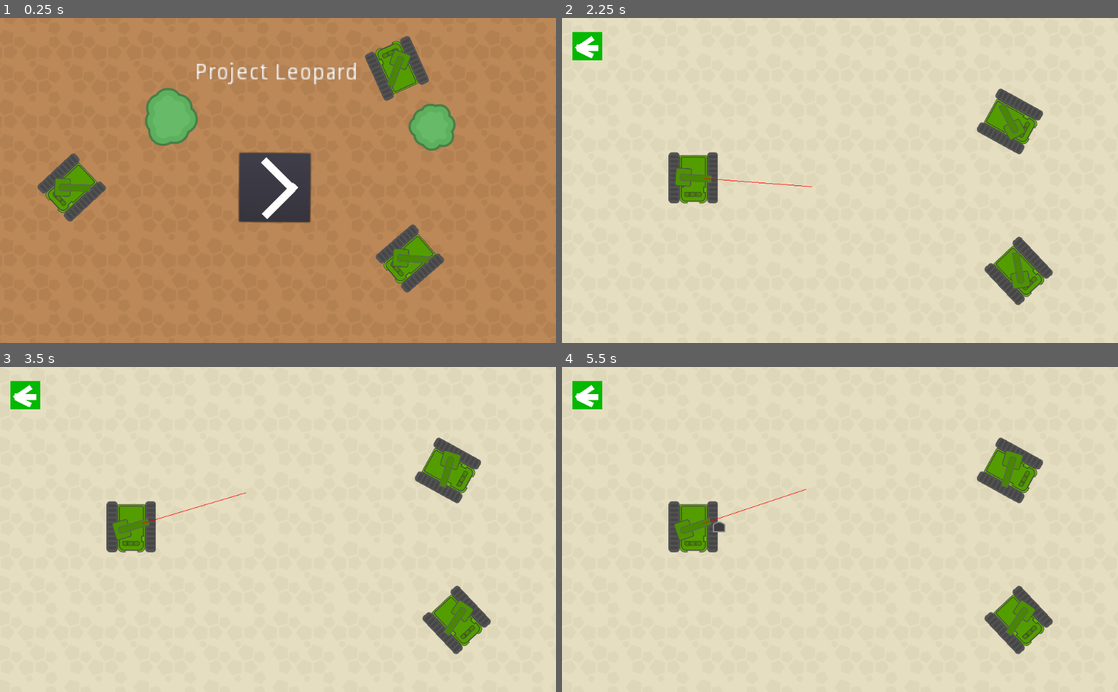
Above: before the commit, frames 1-4 (two rows, left to right).
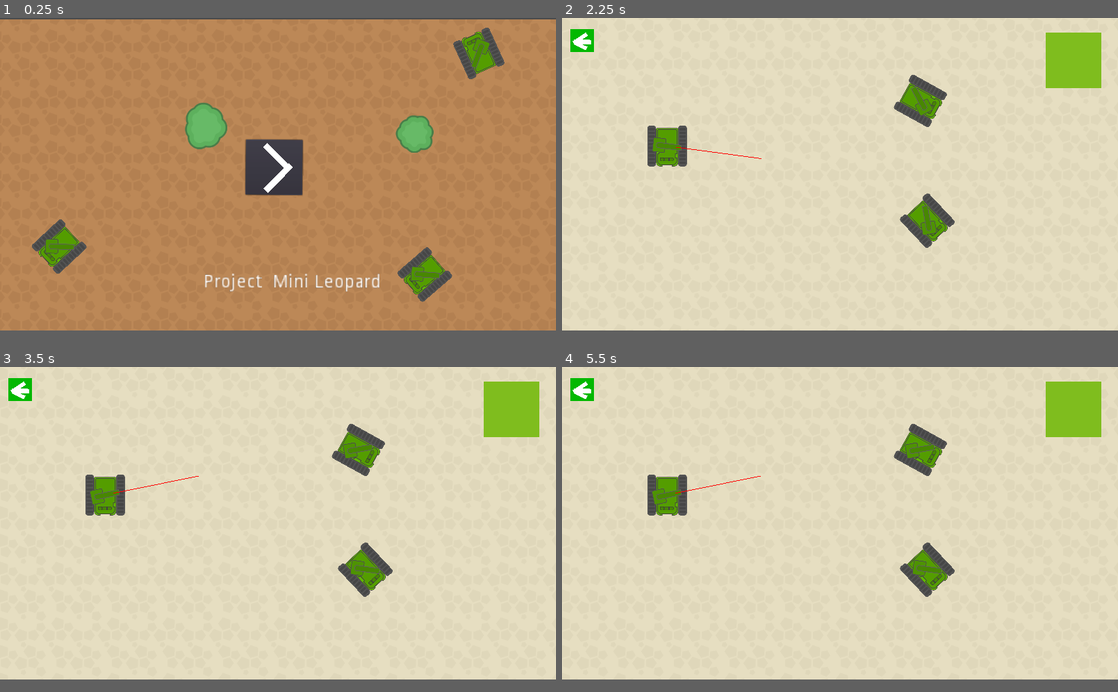
Above: after the commit, the same moments.

Repository: Moarales/GodotProjectMiniLeopard
Game: Godot game, scene res://Scenes/Menu.tscn
Two runs of this game, one before a commit and one after it. Both use one fixed random seed, a clock stepped at 60 frames per second and the inputs below. Before the commit the project starts from res://Menu.tscn.
Inputs (mouse positions are in pixels of both pictures, inside the frame that each line leads up to; where the layout moved, square brackets give the same spot in the first picture):
- Up to frame 1 (0.25 s): no input
- Up to frame 2 (2.25 s): click (834, 174) [840, 190] at 0.5 s; click (584, 40) [589, 47] at 1.25 s; click (834, 174) [834, 187] at 2 s
- Up to frame 3 (3.5 s): click (511, 409) at 2.77 s
- Up to frame 4 (5.5 s): move the mouse to (962, 513) at 3.52 s; move the mouse to (728, 545) at 4.27 s; move the mouse to (895, 458) at 5.02 s
In our replay, the window is 800x468 before the commit and 800x450 after it. These sizes can differ from the game's own. Grey fills any space a smaller window leaves; there, only what the larger window draws over its background counts as a difference.

The runs differ from the first frame. In frame 1, 13% of the frame differs, in the area x 0-100%, y 0-88%; in frame 2, 8.6%; in frame 3, 8.6%; in frame 4, 8.7%.
Error after the commit: Attempt to call function 'show' in base 'null instance' on a null instance. (res://Scripts/PauseButton.gd:5)

Commit message:
added app icons reorganized project folder

Diff:
--- a/BackButton.gd
+++ /dev/null
@@ -1,6 +0,0 @@
-extends MenuButton
-
-
-
-func _on_MenuButton_pressed():
-	get_tree().change_scene("res://Menu.tscn")
--- a/Bullet.tscn
+++ /dev/null
@@ -1,16 +0,0 @@
-[gd_scene load_steps=4 format=2]
-
-[ext_resource path="res://Tank/Bullet.png" type="Texture" id=1]
-[ext_resource path="res://Bullet.gd" type="Script" id=2]
-
-[sub_resource type="RectangleShape2D" id=1]
-
-[node name="Bullet" type="RigidBody2D"]
-mass = 2.0
-script = ExtResource( 2 )
-
-[node name="CollisionShape2D" type="CollisionShape2D" parent="."]
-shape = SubResource( 1 )
-
-[node name="Sprite" type="Sprite" parent="."]
-texture = ExtResource( 1 )
--- a/EnemyTank.tscn
+++ /dev/null
@@ -1,32 +0,0 @@
-[gd_scene load_steps=6 format=2]
-
-[ext_resource path="res://Tank/GunTurret.png" type="Texture" id=1]
-[ext_resource path="res://Tank/Tank.png" type="Texture" id=2]
-[ext_resource path="res://EnemyTank.gd" type="Script" id=3]
-[ext_resource path="res://TowerAnim.gd" type="Script" id=4]
-
-[sub_resource type="RectangleShape2D" id=1]
-extents = Vector2( 93, 95 )
-
-[node name="EnemyTank4" type="Sprite"]
-position = Vector2( 293, 215 )
-scale = Vector2( 0.5, 0.5 )
-texture = ExtResource( 2 )
-
-[node name="Sprite2" type="Sprite" parent="."]
-position = Vector2( 2, -2 )
-texture = ExtResource( 1 )
-script = ExtResource( 4 )
-
-[node name="TipGun" type="Node2D" parent="Sprite2"]
-position = Vector2( 0, -40 )
-
-[node name="BaseGun" type="Node2D" parent="Sprite2"]
-position = Vector2( 0, 30 )
-
-[node name="Area2D" type="Area2D" parent="."]
-script = ExtResource( 3 )
-
-[node name="CollisionShape2D" type="CollisionShape2D" parent="Area2D"]
-position = Vector2( 1, -1 )
-shape = SubResource( 1 )
--- a/Game.tscn
+++ /dev/null
@@ -1,127 +0,0 @@
-[gd_scene load_steps=11 format=2]
-
-[ext_resource path="res://Tank/march.ogg" type="AudioStream" id=1]
-[ext_resource path="res://Tank/Kenney_topdownTanks/PNG/Environment/sand.png" type="Texture" id=2]
-[ext_resource path="res://Tank/GunTurret.png" type="Texture" id=3]
-[ext_resource path="res://Tank/Tank.png" type="Texture" id=4]
-[ext_resource path="res://EnemyTank.tscn" type="PackedScene" id=5]
-[ext_resource path="res://WallScript.gd" type="Script" id=6]
-[ext_resource path="res://PlayerGunTurret.gd" type="Script" id=7]
-[ext_resource path="res://BackButton.gd" type="Script" id=8]
-[ext_resource path="res://TargetIndicator.gd" type="Script" id=9]
-
-[sub_resource type="RectangleShape2D" id=2]
-extents = Vector2( 29.5, 566.046 )
-
-[node name="MainScene" type="Label"]
-margin_left = 413.0
-margin_top = 255.0
-margin_right = 511.0
-margin_bottom = 269.0
-text = "Zang Unlimited"
-
-[node name="TextureRect" type="TextureRect" parent="."]
-margin_left = -527.0
-margin_top = -341.0
-margin_right = 810.0
-margin_bottom = 466.0
-texture = ExtResource( 2 )
-stretch_mode = 2
-
-[node name="ColorRect4" type="ColorRect" parent="."]
-margin_left = -394.0
-margin_top = -229.0
-margin_right = -339.0
-margin_bottom = -177.0
-color = Color( 0.0156863, 0.72549, 0.00784314, 1 )
-
-[node name="ColorRect" type="ColorRect" parent="ColorRect4"]
-margin_left = 8.0
-margin_top = 23.0
-margin_right = 48.0
-margin_bottom = 34.0
-rect_rotation = 2.15358
-
-[node name="ColorRect3" type="ColorRect" parent="ColorRect4"]
-margin_left = 12.0
-margin_top = 27.0
-margin_right = 43.0
-margin_bottom = 36.0
-rect_rotation = 25.9882
-
-[node name="ColorRect2" type="ColorRect" parent="ColorRect4"]
-margin_left = 5.0
-margin_top = 28.0
-margin_right = 42.0
-margin_bottom = 37.0
-rect_rotation = -33.9703
-
-[node name="MenuButton" type="MenuButton" parent="ColorRect4"]
-margin_right = 55.0
-margin_bottom = 52.0
-rect_rotation = 0.392842
-script = ExtResource( 8 )
-
-[node name="PlayerTank" type="Sprite" parent="."]
-position = Vector2( -171, 40 )
-scale = Vector2( 0.5, 0.5 )
-texture = ExtResource( 4 )
-
-[node name="Sprite" type="Sprite" parent="PlayerTank"]
-rotation = 1.5708
-texture = ExtResource( 3 )
-script = ExtResource( 7 )
-
-[node name="TipGun" type="Node2D" parent="PlayerTank/Sprite"]
-position = Vector2( 0, -40 )
-rotation = 0.00796225
-script = ExtResource( 9 )
-
-[node name="BaseGun" type="Node2D" parent="PlayerTank/Sprite"]
-position = Vector2( 0, 30 )
-
-[node name="EnemyTank4" parent="." instance=ExtResource( 5 )]
-position = Vector2( 428, 212 )
-rotation = -0.754752
-
-[node name="EnemyTank5" parent="." instance=ExtResource( 5 )]
-position = Vector2( 412, -64 )
-rotation = -1.06589
-
-[node name="Walls" type="Node" parent="."]
-
-[node name="Area2D" type="Area2D" parent="Walls"]
-script = ExtResource( 6 )
-
-[node name="CollisionShape2D" type="CollisionShape2D" parent="Walls/Area2D"]
-position = Vector2( 562.904, -30.9172 )
-rotation = 1.56594
-shape = SubResource( 2 )
-
-[node name="Area2D4" type="Area2D" parent="Walls"]
-script = ExtResource( 6 )
-
-[node name="CollisionShape2D" type="CollisionShape2D" parent="Walls/Area2D4"]
-position = Vector2( 560.904, 620.083 )
-rotation = 1.56594
-shape = SubResource( 2 )
-
-[node name="Area2D3" type="Area2D" parent="Walls"]
-script = ExtResource( 6 )
-
-[node name="CollisionShape2D" type="CollisionShape2D" parent="Walls/Area2D3"]
-position = Vector2( 1057.5, 331 )
-shape = SubResource( 2 )
-
-[node name="Area2D2" type="Area2D" parent="Walls"]
-script = ExtResource( 6 )
-
-[node name="CollisionShape2D" type="CollisionShape2D" parent="Walls/Area2D2"]
-position = Vector2( -29.5, 295 )
-shape = SubResource( 2 )
-
-[node name="AudioStreamPlayer" type="AudioStreamPlayer" parent="."]
-stream = ExtResource( 1 )
-autoplay = true
-
-[connection signal="pressed" from="ColorRect4/MenuButton" to="ColorRect4/MenuButton" method="_on_MenuButton_pressed"]
--- a/Menu.tscn
+++ /dev/null
@@ -1,90 +0,0 @@
-[gd_scene load_steps=7 format=2]
-
-[ext_resource path="res://Tank/Kenney_topdownTanks/PNG/Environment/dirt.png" type="Texture" id=1]
-[ext_resource path="res://Tank/Kenney_topdownTanks/PNG/Environment/treeLarge.png" type="Texture" id=2]
-[ext_resource path="res://Tank/march.ogg" type="AudioStream" id=3]
-[ext_resource path="res://MenuButton.gd" type="Script" id=4]
-[ext_resource path="res://EnemyTank.tscn" type="PackedScene" id=5]
-[ext_resource path="res://Tank/Kenney_topdownTanks/PNG/Environment/treeSmall.png" type="Texture" id=6]
-
-[node name="Menu" type="Label"]
-margin_left = 267.0
-margin_top = 129.0
-margin_right = 307.0
-margin_bottom = 174.0
-
-[node name="TextureRect" type="TextureRect" parent="."]
-margin_left = -503.0
-margin_top = -258.0
-margin_right = 861.0
-margin_bottom = 543.0
-texture = ExtResource( 1 )
-stretch_mode = 2
-
-[node name="TextureButton" type="TextureButton" parent="."]
-margin_left = 177.0
-margin_top = 123.0
-margin_right = 305.0
-margin_bottom = 251.0
-texture_normal = ExtResource( 1 )
-script = ExtResource( 4 )
-
-[node name="Button" type="Button" parent="TextureButton"]
-margin_left = -3.0
-margin_top = -3.0
-margin_right = 128.0
-margin_bottom = 124.0
-rect_rotation = 0.419099
-
-[node name="ColorRect" type="ColorRect" parent="TextureButton"]
-margin_left = 46.0
-margin_top = 5.0
-margin_right = 128.0
-margin_bottom = 19.0
-rect_rotation = 44.9745
-
-[node name="ColorRect2" type="ColorRect" parent="TextureButton"]
-margin_left = 38.0
-margin_top = 110.0
-margin_right = 120.0
-margin_bottom = 124.0
-rect_rotation = -45.4329
-
-[node name="AudioStreamPlayer" type="AudioStreamPlayer" parent="."]
-stream = ExtResource( 3 )
-autoplay = true
-
-[node name="Label" type="Label" parent="."]
-margin_left = 92.0
-margin_top = -48.0
-margin_right = 198.0
-margin_bottom = -29.0
-rect_rotation = 0.0978504
-rect_scale = Vector2( 3, 3 )
-text = "Project Leopard "
-
-[node name="EnemyTank4" parent="." instance=ExtResource( 5 )]
-position = Vector2( -135, 184 )
-rotation = 0.819541
-
-[node name="EnemyTank5" parent="." instance=ExtResource( 5 )]
-position = Vector2( 464, -36 )
-rotation = 2.71602
-
-[node name="EnemyTank6" parent="." instance=ExtResource( 5 )]
-position = Vector2( 488, 315 )
-rotation = 0.858618
-
-[node name="Tree" type="TextureRect" parent="."]
-margin_right = 40.0
-margin_bottom = 40.0
-texture = ExtResource( 2 )
-
-[node name="Tree2" type="TextureRect" parent="."]
-margin_left = 485.0
-margin_top = 29.0
-margin_right = 572.0
-margin_bottom = 116.0
-texture = ExtResource( 6 )
-
-[connection signal="pressed" from="TextureButton/Button" to="TextureButton" method="_on_Button_pressed"]
--- a/MenuButton.gd
+++ /dev/null
@@ -1,6 +0,0 @@
-extends TextureButton
-
-
-
-func _on_Button_pressed():
-	get_tree().change_scene("res://Game.tscn")
--- a/PlayerGunTurret.gd
+++ /dev/null
@@ -1,40 +0,0 @@
-extends Sprite
-
-var angular_speed = PI
-
-const bullet = preload("res://Bullet.tscn")
-
-var timePassed = 0
-
-func _process(delta):
-
-	#rotation += angular_speed*delta
-	look_at(get_global_mouse_position())
-	rotation += PI/2
-
-	if timePassed > 2 :
-		shootBullet(rotation_degrees)
-		timePassed = 0;
-
-	timePassed += delta
-
-
-
-func shootBullet(rotation):
-	print("ShootBulletCalled")
-	#Make instance
-	var GrabedInstance = bullet.instance()
-	#Attach it to the tree
-	get_parent().add_child(GrabedInstance)
-	#calculate Position of Gun Turret
-	var tipGun = get_node("TipGun")
-	var baseGun = get_node("BaseGun")
-
-	var direction =  Vector2(0,0);
-
-	direction.x = cos((rotation-90)*PI/180)
-	direction.y = sin((rotation-90)*PI/180)
-
-
-	var rigidBody = GrabedInstance.get_node("RigidBody2D")
-	GrabedInstance.add_force(direction*100,direction*100)
--- /dev/null
+++ b/Prefabs/Bullet.tscn
@@ -0,0 +1,16 @@
+[gd_scene load_steps=4 format=2]
+
+[ext_resource path="res://Tank/Bullet.png" type="Texture" id=1]
+[ext_resource path="res://Scripts/Bullet.gd" type="Script" id=2]
+
+[sub_resource type="RectangleShape2D" id=1]
+
+[node name="Bullet" type="RigidBody2D"]
+mass = 2.0
+script = ExtResource( 2 )
+
+[node name="CollisionShape2D" type="CollisionShape2D" parent="."]
+shape = SubResource( 1 )
+
+[node name="Sprite" type="Sprite" parent="."]
+texture = ExtResource( 1 )
--- /dev/null
+++ b/Prefabs/EnemyTank.tscn
@@ -0,0 +1,32 @@
+[gd_scene load_steps=6 format=2]
+
+[ext_resource path="res://Tank/GunTurret.png" type="Texture" id=1]
+[ext_resource path="res://Tank/Tank.png" type="Texture" id=2]
+[ext_resource path="res://Scripts/EnemyTank.gd" type="Script" id=3]
+[ext_resource path="res://Scripts/TowerAnim.gd" type="Script" id=4]
+
+[sub_resource type="RectangleShape2D" id=1]
+extents = Vector2( 93, 95 )
+
+[node name="EnemyTank4" type="Sprite"]
+position = Vector2( 293, 215 )
+scale = Vector2( 0.5, 0.5 )
+texture = ExtResource( 2 )
+
+[node name="Sprite2" type="Sprite" parent="."]
+position = Vector2( 2, -2 )
+texture = ExtResource( 1 )
+script = ExtResource( 4 )
+
+[node name="TipGun" type="Node2D" parent="Sprite2"]
+position = Vector2( 0, -40 )
+
+[node name="BaseGun" type="Node2D" parent="Sprite2"]
+position = Vector2( 0, 30 )
+
+[node name="Area2D" type="Area2D" parent="."]
+script = ExtResource( 3 )
+
+[node name="CollisionShape2D" type="CollisionShape2D" parent="Area2D"]
+position = Vector2( 1, -1 )
+shape = SubResource( 1 )
--- /dev/null
+++ b/Scenes/Game.tscn
@@ -0,0 +1,139 @@
+[gd_scene load_steps=13 format=2]
+
+[ext_resource path="res://Tank/march.ogg" type="AudioStream" id=1]
+[ext_resource path="res://Tank/Kenney_topdownTanks/PNG/Environment/sand.png" type="Texture" id=2]
+[ext_resource path="res://Tank/GunTurret.png" type="Texture" id=3]
+[ext_resource path="res://Tank/Tank.png" type="Texture" id=4]
+[ext_resource path="res://Prefabs/EnemyTank.tscn" type="PackedScene" id=5]
+[ext_resource path="res://Scripts/WallScript.gd" type="Script" id=6]
+[ext_resource path="res://Scripts/PlayerGunTurret.gd" type="Script" id=7]
+[ext_resource path="res://Scripts/BackButton.gd" type="Script" id=8]
+[ext_resource path="res://Scripts/TargetIndicator.gd" type="Script" id=9]
+[ext_resource path="res://Scripts/PauseButton.gd" type="Script" id=10]
+[ext_resource path="res://Tank/Kenney_topdownTanks/PNG/Environment/grass.png" type="Texture" id=11]
+
+[sub_resource type="RectangleShape2D" id=2]
+extents = Vector2( 29.5, 661 )
+
+[node name="MainScene" type="Label"]
+margin_left = 413.0
+margin_top = 255.0
+margin_right = 511.0
+margin_bottom = 269.0
+text = "Zang Unlimited"
+
+[node name="TextureRect" type="TextureRect" parent="."]
+margin_left = -527.0
+margin_top = -341.0
+margin_right = 958.0
+margin_bottom = 513.0
+texture = ExtResource( 2 )
+stretch_mode = 2
+
+[node name="ColorRect4" type="ColorRect" parent="."]
+margin_left = -394.0
+margin_top = -229.0
+margin_right = -339.0
+margin_bottom = -177.0
+color = Color( 0.0156863, 0.72549, 0.00784314, 1 )
+
+[node name="ColorRect" type="ColorRect" parent="ColorRect4"]
+margin_left = 8.0
+margin_top = 23.0
+margin_right = 48.0
+margin_bottom = 34.0
+rect_rotation = 2.15358
+
+[node name="ColorRect3" type="ColorRect" parent="ColorRect4"]
+margin_left = 12.0
+margin_top = 27.0
+margin_right = 43.0
+margin_bottom = 36.0
+rect_rotation = 25.9882
+
+[node name="ColorRect2" type="ColorRect" parent="ColorRect4"]
+margin_left = 5.0
+margin_top = 28.0
+margin_right = 42.0
+margin_bottom = 37.0
+rect_rotation = -33.9703
+
+[node name="MenuButton" type="MenuButton" parent="ColorRect4"]
+margin_right = 55.0
+margin_bottom = 52.0
+rect_rotation = 0.392842
+script = ExtResource( 8 )
+
+[node name="PlayerTank" type="Sprite" parent="."]
+position = Vector2( -171, 40 )
+scale = Vector2( 0.5, 0.5 )
+texture = ExtResource( 4 )
+
+[node name="Sprite" type="Sprite" parent="PlayerTank"]
+rotation = 1.5708
+texture = ExtResource( 3 )
+script = ExtResource( 7 )
+
+[node name="TipGun" type="Node2D" parent="PlayerTank/Sprite"]
+position = Vector2( 0, -40 )
+rotation = 0.00796225
+script = ExtResource( 9 )
+
+[node name="BaseGun" type="Node2D" parent="PlayerTank/Sprite"]
+position = Vector2( 0, 30 )
+
+[node name="EnemyTank4" parent="." instance=ExtResource( 5 )]
+position = Vector2( 428, 212 )
+rotation = -0.754752
+
+[node name="EnemyTank5" parent="." instance=ExtResource( 5 )]
+position = Vector2( 412, -64 )
+rotation = -1.06589
+
+[node name="Walls" type="Node" parent="."]
+
+[node name="Area2D" type="Area2D" parent="Walls"]
+script = ExtResource( 6 )
+
+[node name="CollisionShape2D" type="CollisionShape2D" parent="Walls/Area2D"]
+position = Vector2( 652, -33 )
+rotation = 1.56594
+shape = SubResource( 2 )
+
+[node name="Area2D4" type="Area2D" parent="Walls"]
+script = ExtResource( 6 )
+
+[node name="CollisionShape2D" type="CollisionShape2D" parent="Walls/Area2D4"]
+position = Vector2( 653.002, 751.854 )
+rotation = 1.56594
+shape = SubResource( 2 )
+
+[node name="Area2D3" type="Area2D" parent="Walls"]
+position = Vector2( 896, 82 )
+script = ExtResource( 6 )
+
+[node name="CollisionShape2D" type="CollisionShape2D" parent="Walls/Area2D3"]
+position = Vector2( 439, 525.997 )
+shape = SubResource( 2 )
+
+[node name="Area2D2" type="Area2D" parent="Walls"]
+script = ExtResource( 6 )
+
+[node name="CollisionShape2D" type="CollisionShape2D" parent="Walls/Area2D2"]
+position = Vector2( -29.5, 295 )
+shape = SubResource( 2 )
+
+[node name="AudioStreamPlayer" type="AudioStreamPlayer" parent="."]
+stream = ExtResource( 1 )
+autoplay = true
+
+[node name="TextureButton" type="TextureButton" parent="."]
+margin_left = 700.0
+margin_top = -222.0
+margin_right = 828.0
+margin_bottom = -94.0
+texture_normal = ExtResource( 11 )
+script = ExtResource( 10 )
+
+[connection signal="pressed" from="ColorRect4/MenuButton" to="ColorRect4/MenuButton" method="_on_MenuButton_pressed"]
+[connection signal="pressed" from="TextureButton" to="TextureButton" method="_on_TextureButton_pressed"]
--- /dev/null
+++ b/Scenes/Menu.tscn
@@ -0,0 +1,94 @@
+[gd_scene load_steps=7 format=2]
+
+[ext_resource path="res://Tank/Kenney_topdownTanks/PNG/Environment/treeSmall.png" type="Texture" id=1]
+[ext_resource path="res://Tank/Kenney_topdownTanks/PNG/Environment/dirt.png" type="Texture" id=2]
+[ext_resource path="res://Tank/Kenney_topdownTanks/PNG/Environment/treeLarge.png" type="Texture" id=3]
+[ext_resource path="res://Tank/march.ogg" type="AudioStream" id=4]
+[ext_resource path="res://Prefabs/EnemyTank.tscn" type="PackedScene" id=5]
+[ext_resource path="res://Scripts/MenuButton.gd" type="Script" id=6]
+
+[node name="Menu" type="Label"]
+margin_left = 173.0
+margin_top = 102.0
+margin_right = 307.0
+margin_bottom = 174.0
+
+[node name="TextureRect" type="TextureRect" parent="."]
+margin_left = -174.0
+margin_top = -99.0
+margin_right = 1110.0
+margin_bottom = 626.0
+texture = ExtResource( 2 )
+stretch_mode = 2
+
+[node name="TextureButton" type="TextureButton" parent="."]
+anchor_right = 0.5
+anchor_bottom = 1.0
+margin_left = 396.0
+margin_top = 181.0
+margin_right = 457.0
+margin_bottom = 237.0
+texture_normal = ExtResource( 2 )
+script = ExtResource( 6 )
+
+[node name="Button" type="Button" parent="TextureButton"]
+margin_left = -3.0
+margin_top = -3.0
+margin_right = 128.0
+margin_bottom = 124.0
+rect_rotation = 0.419099
+
+[node name="ColorRect" type="ColorRect" parent="TextureButton"]
+margin_left = 46.0
+margin_top = 5.0
+margin_right = 128.0
+margin_bottom = 19.0
+rect_rotation = 44.9745
+
+[node name="ColorRect2" type="ColorRect" parent="TextureButton"]
+margin_left = 38.0
+margin_top = 110.0
+margin_right = 120.0
+margin_bottom = 124.0
+rect_rotation = -45.4329
+
+[node name="AudioStreamPlayer" type="AudioStreamPlayer" parent="."]
+stream = ExtResource( 4 )
+autoplay = true
+
+[node name="Label" type="Label" parent="."]
+margin_left = 295.81
+margin_top = 486.184
+margin_right = 435.81
+margin_bottom = 505.184
+rect_rotation = 0.0978504
+rect_scale = Vector2( 3, 3 )
+text = "Project  Mini Leopard "
+
+[node name="EnemyTank4" parent="." instance=ExtResource( 5 )]
+position = Vector2( -36.5945, 424.592 )
+rotation = 0.819541
+
+[node name="EnemyTank5" parent="." instance=ExtResource( 5 )]
+position = Vector2( 929.405, -20.408 )
+rotation = 2.71602
+
+[node name="EnemyTank6" parent="." instance=ExtResource( 5 )]
+position = Vector2( 805, 489 )
+rotation = 0.858618
+
+[node name="Tree" type="TextureRect" parent="."]
+margin_left = 252.81
+margin_top = 93.1841
+margin_right = 350.81
+margin_bottom = 200.184
+texture = ExtResource( 3 )
+
+[node name="Tree2" type="TextureRect" parent="."]
+margin_left = 737.815
+margin_top = 122.184
+margin_right = 824.815
+margin_bottom = 209.184
+texture = ExtResource( 1 )
+
+[connection signal="pressed" from="TextureButton/Button" to="TextureButton" method="_on_Button_pressed"]
--- /dev/null
+++ b/Scripts/BackButton.gd
@@ -0,0 +1,6 @@
+extends MenuButton
+
+
+
+func _on_MenuButton_pressed():
+	get_tree().change_scene("res://Scenes/Menu.tscn")
--- /dev/null
+++ b/Scripts/MenuButton.gd
@@ -0,0 +1,6 @@
+extends TextureButton
+
+
+
+func _on_Button_pressed():
+	get_tree().change_scene("res://Scenes/Game.tscn")
--- /dev/null
+++ b/Scripts/PauseButton.gd
@@ -0,0 +1,5 @@
+extends TextureButton
+
+func _on_TextureButton_pressed():
+	get_tree().paused = true;
+	$Prefabs/PauseMenu.show()
--- /dev/null
+++ b/Scripts/PlayerGunTurret.gd
@@ -0,0 +1,38 @@
+extends Sprite
+
+var angular_speed = PI
+
+const bullet = preload("res://Prefabs/Bullet.tscn")
+
+var timePassed = 0
+
+func _process(delta):
+
+	#rotation += angular_speed*delta
+	look_at(get_global_mouse_position())
+	rotation += PI/2
+
+	if timePassed > 2 :
+		shootBullet(rotation_degrees)
+		timePassed = 0;
+
+	timePassed += delta
+
+
+
+func shootBullet(rotation):
+	print("ShootBulletCalled")
+	#Make instance
+	var GrabedInstance = bullet.instance()
+	#Attach it to the tree
+	get_parent().add_child(GrabedInstance)
+	#calculate Position of Gun Turret
+	var tipGun = get_node("TipGun")
+	var baseGun = get_node("BaseGun")
+
+	var direction =  Vector2(0,0);
+
+	direction.x = cos((rotation-90)*PI/180)
+	direction.y = sin((rotation-90)*PI/180)
+
+	GrabedInstance.add_force(direction*100,direction*100)
--- a/project.godot
+++ b/project.godot
@@ -11,8 +11,16 @@
 [application]
 
 config/name="ProjectMiniLeopard"
-run/main_scene="res://Menu.tscn"
-config/icon="res://icon.png"
+run/main_scene="res://Scenes/Menu.tscn"
+boot_splash/image="res://AppIcons/LoadingScreen.png"
+boot_splash/bg_color=Color( 0.141176, 0.141176, 0.141176, 1 )
+
+[display]
+
+window/size/width=1280
+window/size/height=720
+window/stretch/mode="2d"
+window/stretch/aspect="expand"
 
 [gui]
 
Binary file added: AppIcons/BackgroundIcon.png
Not shown, added: AppIcons/BackgroundIcon.png.import
Binary file added: AppIcons/Icon.png
Not shown, added: AppIcons/Icon.png.import
Binary file added: AppIcons/IconForeGround.png
Not shown, added: AppIcons/IconForeGround.png.import
Binary file added: AppIcons/Icon_new.png
Not shown, added: AppIcons/Icon_new.png.import
Binary file added: AppIcons/Icon_new_192.png
Not shown, added: AppIcons/Icon_new_192.png.import
Binary file added: AppIcons/LoadingScreen.png
Not shown, added: AppIcons/LoadingScreen.png.import
(and 9 more such lines)
